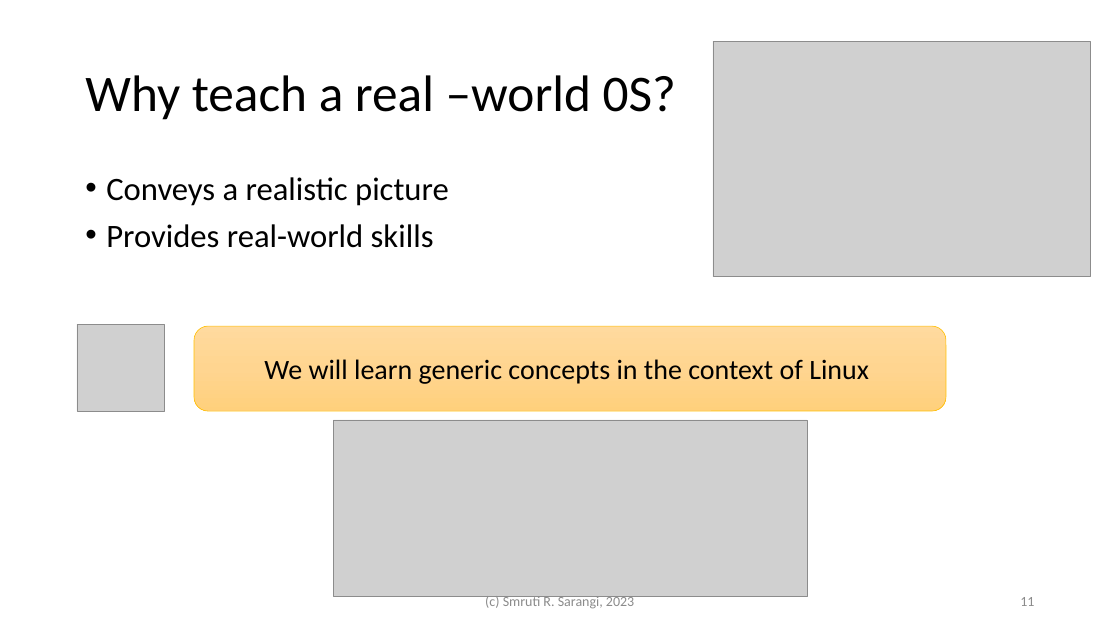
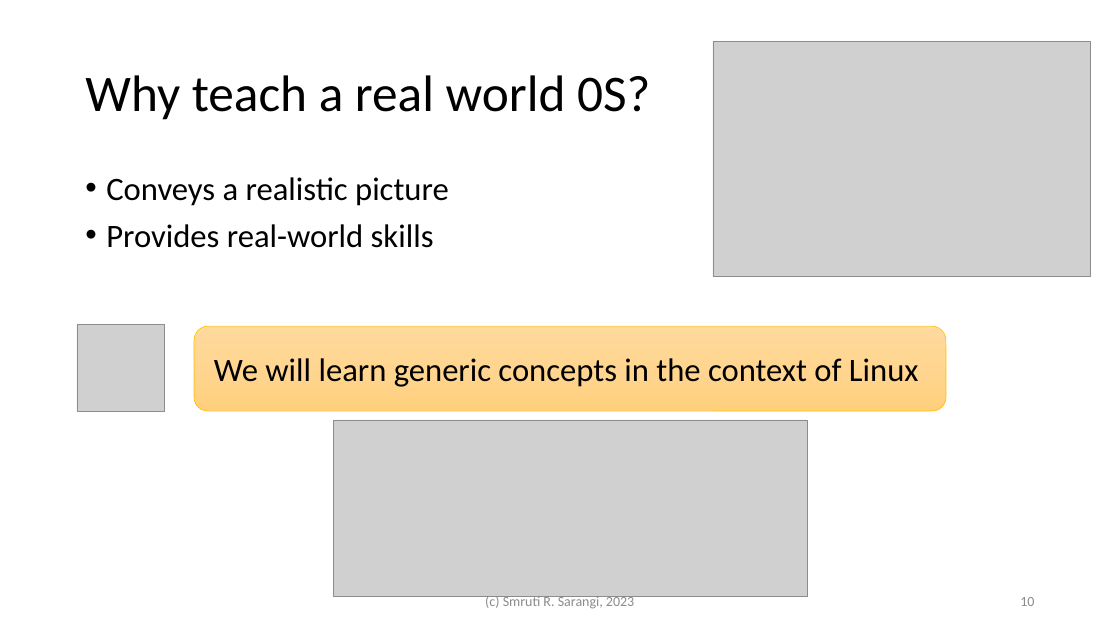
Before and after one commit to srsarangi/srsarangi.github.io, a slide deck: slide 10 of osbook/slides/1.intro.pptx (slide 11 before the commit). Drawn at 1120x630 pixels with LibreOffice and Linux fonts; fonts in the diff are those of the drawing; grey boxes stand for pictures. Boxes give left, top, right and bottom in pixels: in the first picture for what was removed or moved away, otherwise in the second. Text is boxed around its words. In the diff, an @@ line names an element or a change of style, - is before the commit and + after.

```diff
--- a/osbook/slides/1.intro.pptx
+++ b/osbook/slides/1.intro.pptx
@@ title at (85, 75, 650, 120): text changed @@
-Why teach a real –world 0S?
+Why teach a real world 0S?
@@ rounded rectangle "We will learn generic concepts ..." at (194, 326, 946, 411): size 24 to 28 pt @@
@@ page number at (1020, 597, 1034, 606): text changed @@
-11
+10
```
Also in this commit, not shown: 13 other slides changed, 2 slides added, 1 other file.
